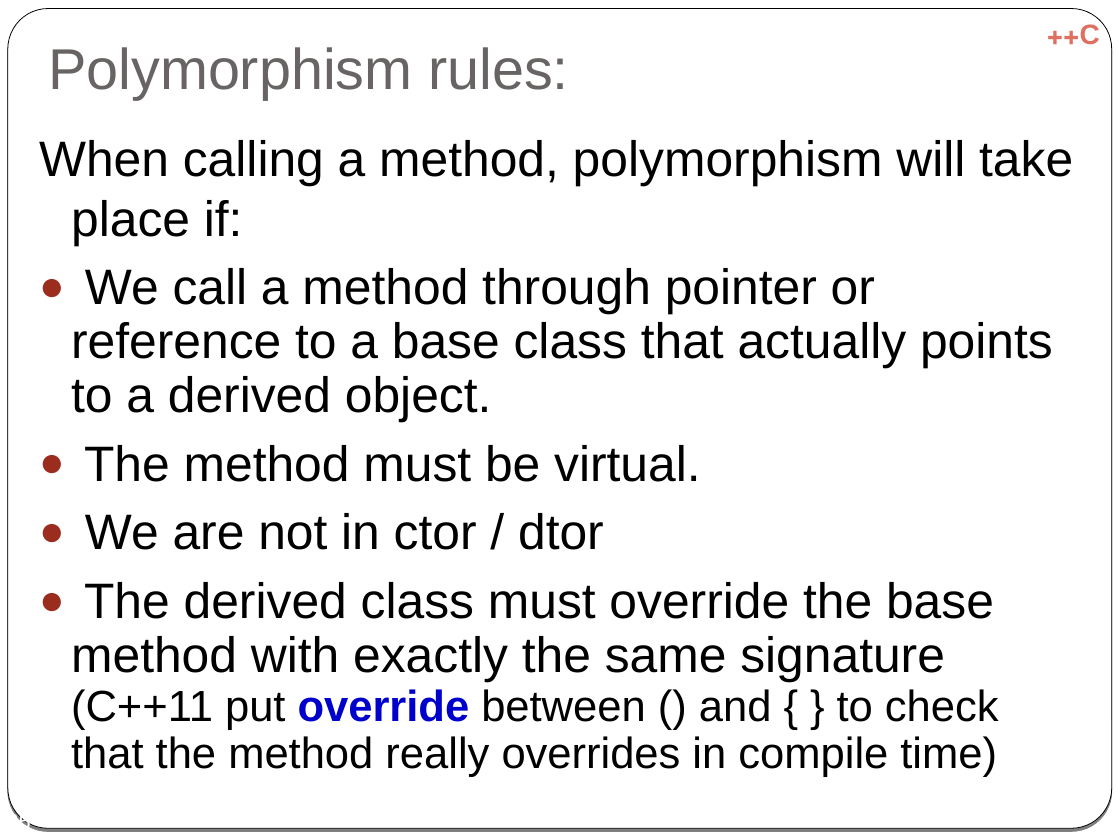
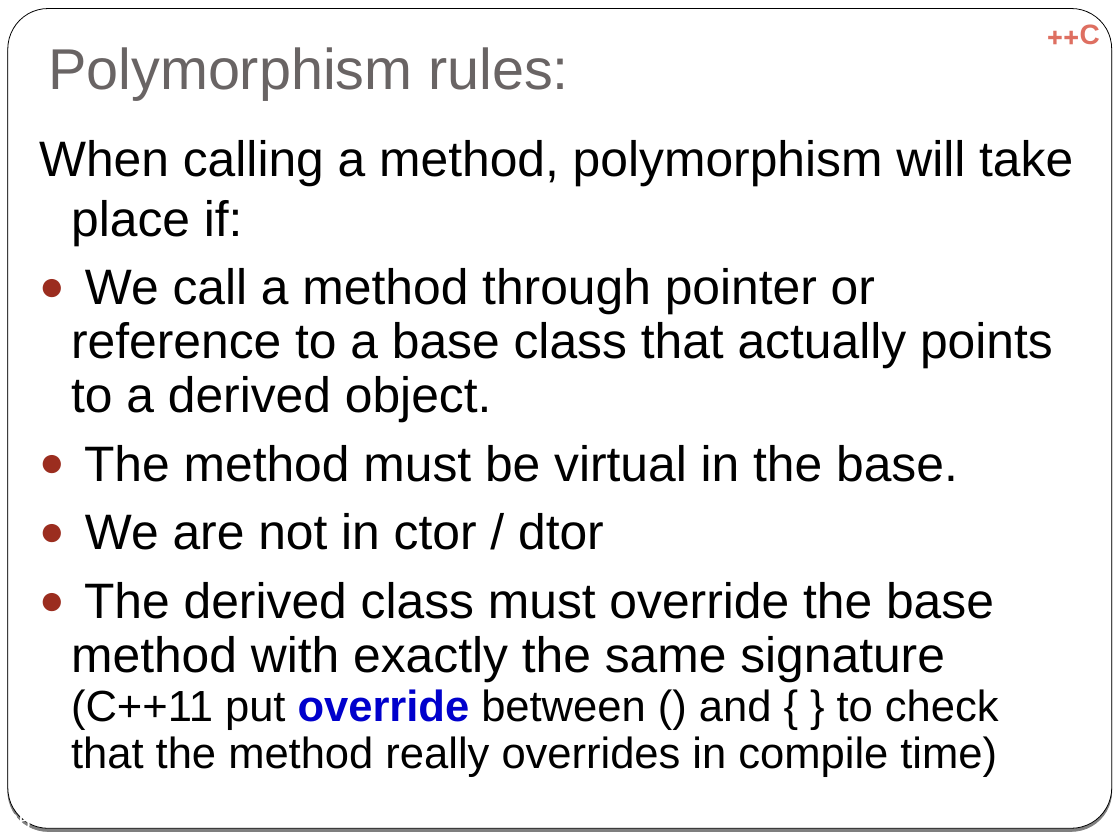
Before and after one commit to cpp-at-ariel/cpp-5779, a slide deck: slide 25 of 06-inheritance/slides-virtual.odp. Drawn at 1120x840 pixels with LibreOffice and Linux fonts; fonts in the diff are those of the drawing. Boxes give left, top, right and bottom in pixels: in the first picture for what was removed or moved away, otherwise in the second. Text is boxed around its words. In the diff, an @@ line names an element or a change of style, - is before the commit and + after.

```diff
--- a/06-inheritance/slides-virtual.odp
+++ b/06-inheritance/slides-virtual.odp
@@ text at (84,445,958,482): text changed @@
-  ● The method must be virtual.
+  ● The method must be virtual in the base.
```
Also in this commit, not shown: 2 other slides changed, 6 other files.
